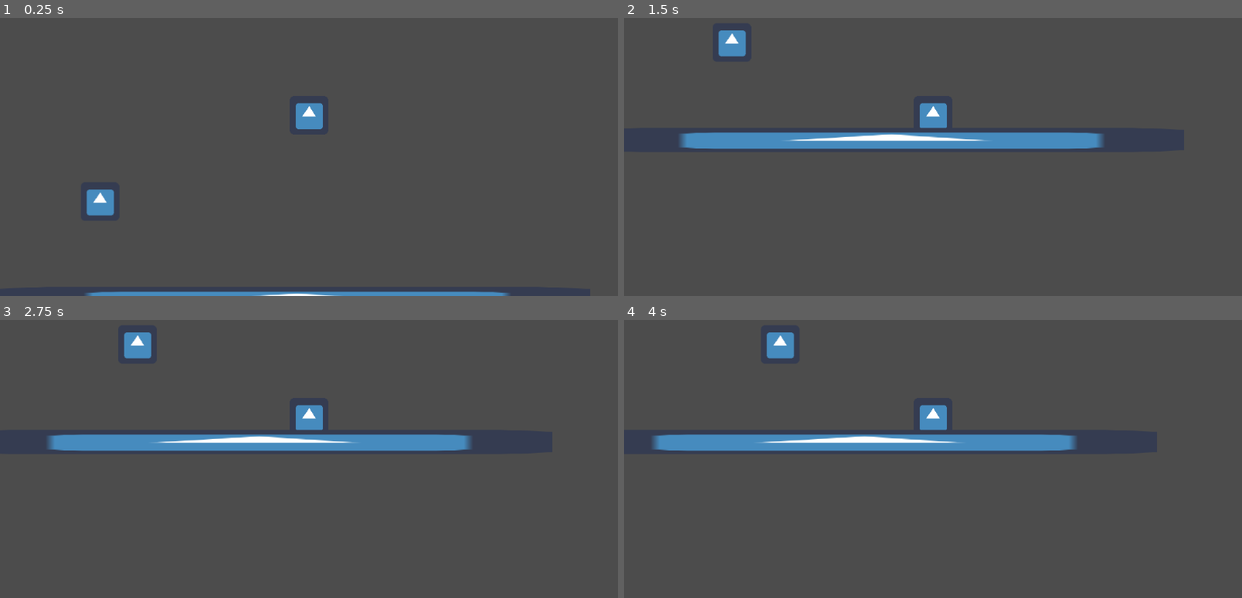
Above: before the commit, frames 1-4 (two rows, left to right).
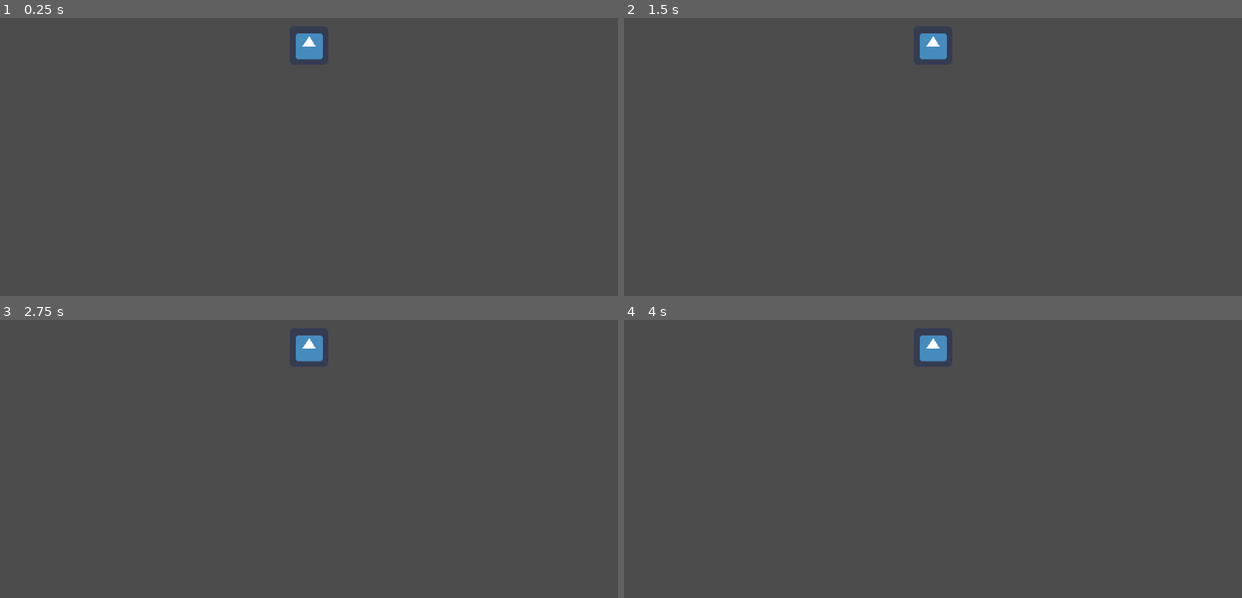
Above: after the commit, the same moments.

Repository: kevinMG01/caida_V_R_K
Game: Godot game, scene res://Nivel_1/Nivel_1.tscn
Same seed, same stepped clock (60 frames per second), same inputs: the game is played once before the commit and once after it. The project has no main scene, so this scene is started directly. The engine's default icon, where the game draws it, is replaced by a stand-in: a white triangle on a blue panel in a dark square.
Inputs:
- Up to frame 1 (0.25 s): no input
- Up to frame 2 (1.5 s): hold Right (ui_right) 0.53-1.28 s; hold Left (ui_left) from 1.28 s (still down)
- Up to frame 3 (2.75 s): release Left (ui_left) at 2.03 s; hold Right (ui_right) from 2.03 s (still down)
- Up to frame 4 (4 s): release Right (ui_right) at 3.53 s; hold Left (ui_left) from 3.53 s (still down)

The runs differ from the first frame. In frame 1, 2.4% of the frame differs, in the area x 13-83%, y 5-100%; in frame 2, 5.4%; in frame 3, 5.4%; in frame 4, 5.4%, in the area x 4-74%, y 4-48%.

Commit message:
enemigo
nada

Diff:
--- a/Enemigo/Enemigo.gd
+++ b/Enemigo/Enemigo.gd
@@ -1,7 +1,7 @@
 extends KinematicBody2D
 
 
-var cantidad = 50
+var cantidad = 130
 var movimiento = Vector2()
 
 var jugador = null
@@ -18,7 +18,7 @@
 	#else:
 	#	movimiento = Vector2()
 
-	movimiento = movimiento.normalized()* cantidad
+	#movimiento = movimiento.normalized()* cantidad
 	movimiento = move_and_slide(movimiento)
 
 func deteccion():
--- a/Enemigo/Enemigo.tscn
+++ b/Enemigo/Enemigo.tscn
@@ -6,8 +6,8 @@
 [sub_resource type="CircleShape2D" id=1]
 radius = 19.4165
 
-[sub_resource type="CircleShape2D" id=2]
-radius = 444.389
+[sub_resource type="RectangleShape2D" id=2]
+extents = Vector2( 962, 275.391 )
 
 [node name="Enemigo" type="KinematicBody2D"]
 script = ExtResource( 1 )
@@ -22,6 +22,7 @@
 collision_layer = 3
 
 [node name="CollisionShape2D" type="CollisionShape2D" parent="Area2D"]
+position = Vector2( 63, -111.609 )
 shape = SubResource( 2 )
 
 [connection signal="body_entered" from="Area2D" to="." method="_on_Area2D_body_entered"]
--- a/Nivel_1/Nivel_1.tscn
+++ b/Nivel_1/Nivel_1.tscn
@@ -6,11 +6,14 @@
 
 [node name="Nivel_1" type="Node2D"]
 
+[node name="Enemigo" parent="." instance=ExtResource( 3 )]
+position = Vector2( 954, 405 )
+
+[node name="Enemigo2" parent="." instance=ExtResource( 3 )]
+position = Vector2( 36, 1334 )
+
 [node name="Player" parent="." instance=ExtResource( 1 )]
-position = Vector2( 500, 257 )
-
-[node name="Enemigo" parent="." instance=ExtResource( 3 )]
-position = Vector2( 142, 409 )
+position = Vector2( 472, -257 )
 
 [node name="suelo" parent="." instance=ExtResource( 2 )]
-position = Vector2( -12, 557 )
+position = Vector2( 17, 2083 )
--- a/Player/Player.gd
+++ b/Player/Player.gd
@@ -1,10 +1,10 @@
 extends KinematicBody2D
 
 
-var cantidad = 90
+var cantidad = 150
 var movimiento = Vector2()
 
-var gravedad = 5
+var gravedad = 0.05
 
 func _physics_process(delta):
 	move()
--- a/Player/Player.tscn
+++ b/Player/Player.tscn
@@ -25,4 +25,5 @@
 shape = SubResource( 2 )
 
 [node name="Camera2D" type="Camera2D" parent="."]
+position = Vector2( 0, 116 )
 current = true
